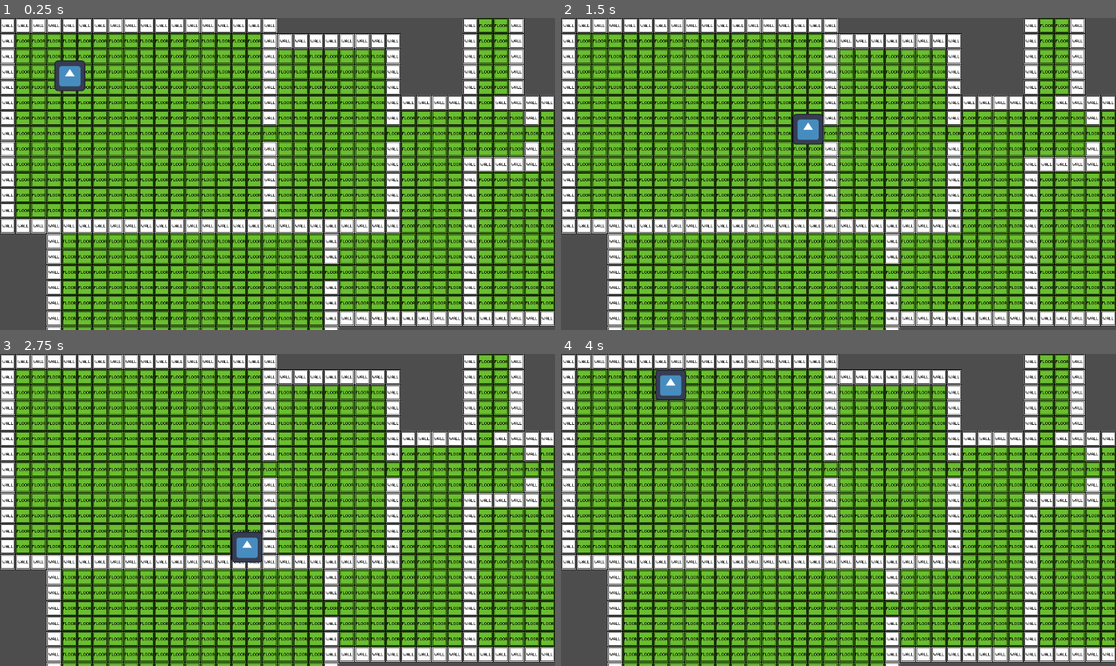
Above: before the commit, frames 1-4 (two rows, left to right).
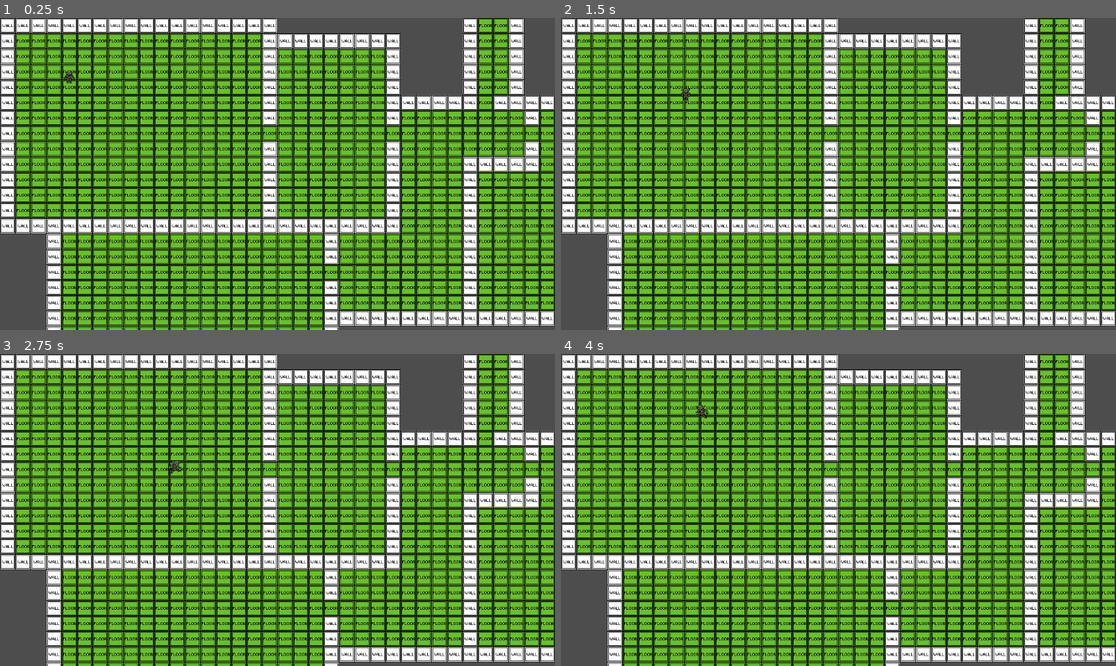
Above: after the commit, the same moments.

Repository: TiredCat388/UPCSG_GAMEJAM
Game: Godot game, scene res://scenes/floors/Floor1.tscn
The game is run twice, just before and just after one commit, with the same random seed, the same clock (stepped at 60 frames per second) and the same inputs. This scene is started directly instead of the project's main scene. The engine's default icon, where the game draws it, is replaced by a stand-in: a white triangle on a blue panel in a dark square.
Inputs (mouse positions are in pixels of both pictures, inside the frame that each line leads up to):
- Up to frame 1 (0.25 s): no input
- Up to frame 2 (1.5 s): tap Enter (ui_accept) at 0.5, 0.77 s; move the mouse to (960, 158) at 0.52 s; hold D (right) 0.53-1.28 s; tap Space (dash) at 0.6, 1.35 s; click (960, 158) at 0.67 s; move the mouse to (727, 189) at 1.27 s; hold S (down) from 1.28 s (still down)
- Up to frame 3 (2.75 s): tap Enter (ui_accept) at 1.52 s; move the mouse to (333, 441) at 2.02 s; release S (down) at 2.03 s; hold D (right) from 2.03 s (still down); tap Space (dash) at 2.1 s
- Up to frame 4 (4 s): tap Enter (ui_accept) at 2.75, 3.02, 3.77 s; move the mouse to (810, 572) at 2.77 s; release D (right) at 2.78 s; hold W (up) 2.78-3.53 s; tap Space (dash) at 2.85, 3.6 s; click (810, 572) at 2.92 s; move the mouse to (1005, 556) at 3.52 s; hold A (left) from 3.53 s (still down)

The runs differ from the first frame. In frame 1, 0.6% of the frame differs, in the area x 9-16%, y 13-24%; in frame 2, 0.6%; in frame 3, 0.6%; in frame 4, 0.6%, in the area x 17-27%, y 4-21%.

Commit message:
[PlayerAnim][Antig] Integrated player sprites to movement

Diff:
--- a/project.godot
+++ b/project.godot
@@ -8,11 +8,15 @@
 
 config_version=5
 
+[animation]
+
+compatibility/default_parent_skeleton_in_mesh_instance_3d=true
+
 [application]
 
 config/name="UPCSG_GAMEJAM"
 run/main_scene="uid://caaetkd35xve4"
-config/features=PackedStringArray("4.5", "Forward Plus")
+config/features=PackedStringArray("4.6", "Forward Plus")
 config/icon="res://assets/icon.svg"
 
 [input]
--- a/scenes/entities/player/Player.tscn
+++ b/scenes/entities/player/Player.tscn
@@ -1,20 +1,186 @@
-[gd_scene load_steps=4 format=3 uid="uid://bu3hyhaaugnhu"]
+[gd_scene format=3 uid="uid://bu3hyhaaugnhu"]
 
 [ext_resource type="Script" uid="uid://dc5fb6xsw7f8e" path="res://scripts/PlayerMovement.gd" id="1_afppm"]
-[ext_resource type="Texture2D" uid="uid://bjd6q4o85hg8m" path="res://assets/icon.svg" id="2_3li8b"]
+[ext_resource type="Texture2D" uid="uid://d0uk61jl4pyrk" path="res://assets/characters/player_goblin.png" id="2_afppm"]
 
-[sub_resource type="RectangleShape2D" id="RectangleShape2D_mdl7e"]
-size = Vector2(64, 63)
+[sub_resource type="CapsuleShape2D" id="CapsuleShape2D_n1xdv"]
 
-[node name="Player" type="CharacterBody2D"]
+[sub_resource type="Animation" id="Animation_rqwkw"]
+length = 0.001
+tracks/0/type = "value"
+tracks/0/imported = false
+tracks/0/enabled = true
+tracks/0/path = NodePath("Sprite2D:frame")
+tracks/0/interp = 1
+tracks/0/loop_wrap = true
+tracks/0/keys = {
+"times": PackedFloat32Array(0),
+"transitions": PackedFloat32Array(1),
+"update": 1,
+"values": [0]
+}
+
+[sub_resource type="Animation" id="Animation_30dhn"]
+resource_name = "goblin_idle"
+length = 0.80000335
+loop_mode = 1
+tracks/0/type = "value"
+tracks/0/imported = false
+tracks/0/enabled = true
+tracks/0/path = NodePath("Sprite2D:frame")
+tracks/0/interp = 1
+tracks/0/loop_wrap = true
+tracks/0/keys = {
+"times": PackedFloat32Array(0, 0.2, 0.4, 0.6),
+"transitions": PackedFloat32Array(1, 1, 1, 1),
+"update": 1,
+"values": [1, 2, 3, 4]
+}
+
+[sub_resource type="Animation" id="Animation_ppr6r"]
+resource_name = "goblin_run_down"
+length = 0.80000335
+loop_mode = 1
+tracks/0/type = "value"
+tracks/0/imported = false
+tracks/0/enabled = true
+tracks/0/path = NodePath("Sprite2D:frame")
+tracks/0/interp = 1
+tracks/0/loop_wrap = true
+tracks/0/keys = {
+"times": PackedFloat32Array(0, 0.19999999, 0.4, 0.6),
+"transitions": PackedFloat32Array(1, 1, 1, 1),
+"update": 1,
+"values": [72, 73, 74, 75]
+}
+
+[sub_resource type="Animation" id="Animation_n1xdv"]
+resource_name = "goblin_run_left"
+length = 1.0000033
+loop_mode = 1
+tracks/0/type = "value"
+tracks/0/imported = false
+tracks/0/enabled = true
+tracks/0/path = NodePath("Sprite2D:frame")
+tracks/0/interp = 1
+tracks/0/loop_wrap = true
+tracks/0/keys = {
+"times": PackedFloat32Array(0, 0.19999999, 0.4, 0.6, 0.8),
+"transitions": PackedFloat32Array(1, 1, 1, 1, 1),
+"update": 1,
+"values": [84, 85, 86, 87, 88]
+}
+
+[sub_resource type="Animation" id="Animation_afppm"]
+resource_name = "goblin_run_right"
+length = 1.0000033
+loop_mode = 1
+tracks/0/type = "value"
+tracks/0/imported = false
+tracks/0/enabled = true
+tracks/0/path = NodePath("Sprite2D:frame")
+tracks/0/interp = 1
+tracks/0/loop_wrap = true
+tracks/0/keys = {
+"times": PackedFloat32Array(0, 0.19999999, 0.4, 0.6, 0.8),
+"transitions": PackedFloat32Array(1, 1, 1, 1, 1),
+"update": 1,
+"values": [78, 79, 80, 81, 82]
+}
+
+[sub_resource type="Animation" id="Animation_hgjck"]
+resource_name = "goblin_run_up"
+length = 0.80000335
+loop_mode = 1
+tracks/0/type = "value"
+tracks/0/imported = false
+tracks/0/enabled = true
+tracks/0/path = NodePath("Sprite2D:frame")
+tracks/0/interp = 1
+tracks/0/loop_wrap = true
+tracks/0/keys = {
+"times": PackedFloat32Array(0, 0.19999999, 0.4, 0.6),
+"transitions": PackedFloat32Array(1, 1, 1, 1),
+"update": 1,
+"values": [66, 67, 68, 69]
+}
+
+[sub_resource type="AnimationLibrary" id="AnimationLibrary_hgjck"]
+_data = {
+&"RESET": SubResource("Animation_rqwkw"),
+&"goblin_idle": SubResource("Animation_30dhn"),
+&"goblin_run_down": SubResource("Animation_ppr6r"),
+&"goblin_run_left": SubResource("Animation_n1xdv"),
+&"goblin_run_right": SubResource("Animation_afppm"),
+&"goblin_run_up": SubResource("Animation_hgjck")
+}
+
+[sub_resource type="AnimationNodeAnimation" id="AnimationNodeAnimation_afppm"]
+animation = &"goblin_idle"
+
+[sub_resource type="AnimationNodeAnimation" id="AnimationNodeAnimation_n1xdv"]
+animation = &"goblin_run_up"
+
+[sub_resource type="AnimationNodeAnimation" id="AnimationNodeAnimation_30dhn"]
+animation = &"goblin_run_left"
+
+[sub_resource type="AnimationNodeAnimation" id="AnimationNodeAnimation_rqwkw"]
+animation = &"goblin_run_right"
+
+[sub_resource type="AnimationNodeAnimation" id="AnimationNodeAnimation_hgjck"]
+animation = &"goblin_run_down"
+
+[sub_resource type="AnimationNodeBlendSpace2D" id="AnimationNodeBlendSpace2D_ppr6r"]
+blend_point_0/node = SubResource("AnimationNodeAnimation_n1xdv")
+blend_point_0/pos = Vector2(0, -1)
+blend_point_1/node = SubResource("AnimationNodeAnimation_30dhn")
+blend_point_1/pos = Vector2(-1, 0)
+blend_point_2/node = SubResource("AnimationNodeAnimation_rqwkw")
+blend_point_2/pos = Vector2(1, 0)
+blend_point_3/node = SubResource("AnimationNodeAnimation_hgjck")
+blend_point_3/pos = Vector2(0, 1)
+blend_mode = 2
+
+[sub_resource type="AnimationNodeStateMachineTransition" id="AnimationNodeStateMachineTransition_rx1o7"]
+advance_mode = 2
+
+[sub_resource type="AnimationNodeStateMachineTransition" id="AnimationNodeStateMachineTransition_rqk8h"]
+advance_mode = 2
+advance_expression = "velocity"
+
+[sub_resource type="AnimationNodeStateMachineTransition" id="AnimationNodeStateMachineTransition_20ow7"]
+advance_mode = 2
+advance_expression = "!velocity"
+
+[sub_resource type="AnimationNodeStateMachine" id="AnimationNodeStateMachine_ppr6r"]
+states/goblin_idle/node = SubResource("AnimationNodeAnimation_afppm")
+states/goblin_idle/position = Vector2(387, 69)
+states/goblin_movement/node = SubResource("AnimationNodeBlendSpace2D_ppr6r")
+states/goblin_movement/position = Vector2(601, 69)
+transitions = ["Start", "goblin_idle", SubResource("AnimationNodeStateMachineTransition_rx1o7"), "goblin_idle", "goblin_movement", SubResource("AnimationNodeStateMachineTransition_rqk8h"), "goblin_movement", "goblin_idle", SubResource("AnimationNodeStateMachineTransition_20ow7")]
+
+[node name="Player" type="CharacterBody2D" unique_id=1935441600 node_paths=PackedStringArray("animation_tree")]
 z_index = 50
 script = ExtResource("1_afppm")
+MAX_SPEED = 100.0
+animation_tree = NodePath("AnimationTree")
+dash_speed = 250.0
 
-[node name="Sprite2D" type="Sprite2D" parent="."]
-position = Vector2(1, 0)
+[node name="Sprite2D" type="Sprite2D" parent="." unique_id=1616260819]
+texture_filter = 1
 scale = Vector2(0.5, 0.5)
-texture = ExtResource("2_3li8b")
+texture = ExtResource("2_afppm")
+hframes = 6
+vframes = 15
 
-[node name="CollisionShape2D" type="CollisionShape2D" parent="."]
-position = Vector2(0, -1)
-shape = SubResource("RectangleShape2D_mdl7e")
+[node name="CollisionShape2D" type="CollisionShape2D" parent="." unique_id=1761826739]
+shape = SubResource("CapsuleShape2D_n1xdv")
+
+[node name="AnimationPlayer" type="AnimationPlayer" parent="." unique_id=107095581]
+libraries/ = SubResource("AnimationLibrary_hgjck")
+
+[node name="AnimationTree" type="AnimationTree" parent="." unique_id=1793524734]
+tree_root = SubResource("AnimationNodeStateMachine_ppr6r")
+advance_expression_base_node = NodePath("..")
+anim_player = NodePath("../AnimationPlayer")
+parameters/goblin_movement/blend_position = Vector2(0.18660283, 0.10313904)
--- a/scenes/floors/Floor1.tscn
+++ b/scenes/floors/Floor1.tscn
@@ -2,13 +2,13 @@
 
 [ext_resource type="Texture2D" uid="uid://dm1hry00e8pna" path="res://assets/placeholders/wall_placeholder.png" id="1_x1mh6"]
 [ext_resource type="Texture2D" uid="uid://blp207hch27yy" path="res://assets/placeholders/floor_placeholder.png" id="2_7f4sq"]
-[ext_resource type="PackedScene" uid="uid://bu3hyhaaugnhu" path="res://scenes/Player.tscn" id="3_7f4sq"]
+[ext_resource type="PackedScene" uid="uid://bu3hyhaaugnhu" path="res://scenes/entities/player/Player.tscn" id="3_7f4sq"]
 
 [sub_resource type="TileSetAtlasSource" id="TileSetAtlasSource_sv8ea"]
 texture = ExtResource("1_x1mh6")
 texture_region_size = Vector2i(32, 32)
 0:0/0 = 0
-0:0/0/physics_layer_0/polygon_0/points = PackedVector2Array(-16, 0, 16, 0, 16, 16, -16, 16)
+0:0/0/physics_layer_0/polygon_0/points = PackedVector2Array(-16, -16, 16, -16, 16, 16, -16, 16)
 
 [sub_resource type="TileSetAtlasSource" id="TileSetAtlasSource_c1aho"]
 texture = ExtResource("2_7f4sq")
--- a/scripts/PlayerMovement.gd
+++ b/scripts/PlayerMovement.gd
@@ -3,6 +3,7 @@
 @export var MAX_SPEED: float = 400.0
 @export var ACCELERATION: float = 1600.0
 @export var DECELERATION: float = 2000.0
+@export var animation_tree: AnimationTree
 
 var facing_direction: Vector2 = Vector2.RIGHT
 
@@ -45,6 +46,7 @@
 func _physics_process(delta: float) -> void:
 	# Normalizes player input to handle diagonal movement properly
 	var input_direction: Vector2 = Input.get_vector("left", "right", "up", "down")
+	animation_tree.set("parameters/goblin_movement/blend_position", velocity.normalized())
 	if input_direction != Vector2.ZERO:
 		facing_direction = input_direction.normalized()
 
Binary file removed: assets/characters/NPCGOBLIN1.png
Binary file added: assets/characters/player_goblin.png
Not shown, changed: assets/characters/player_goblin.png.import
Not shown: 1 places in scenes/entities/main_character/MainCharacter.tscn that only renumber resources
